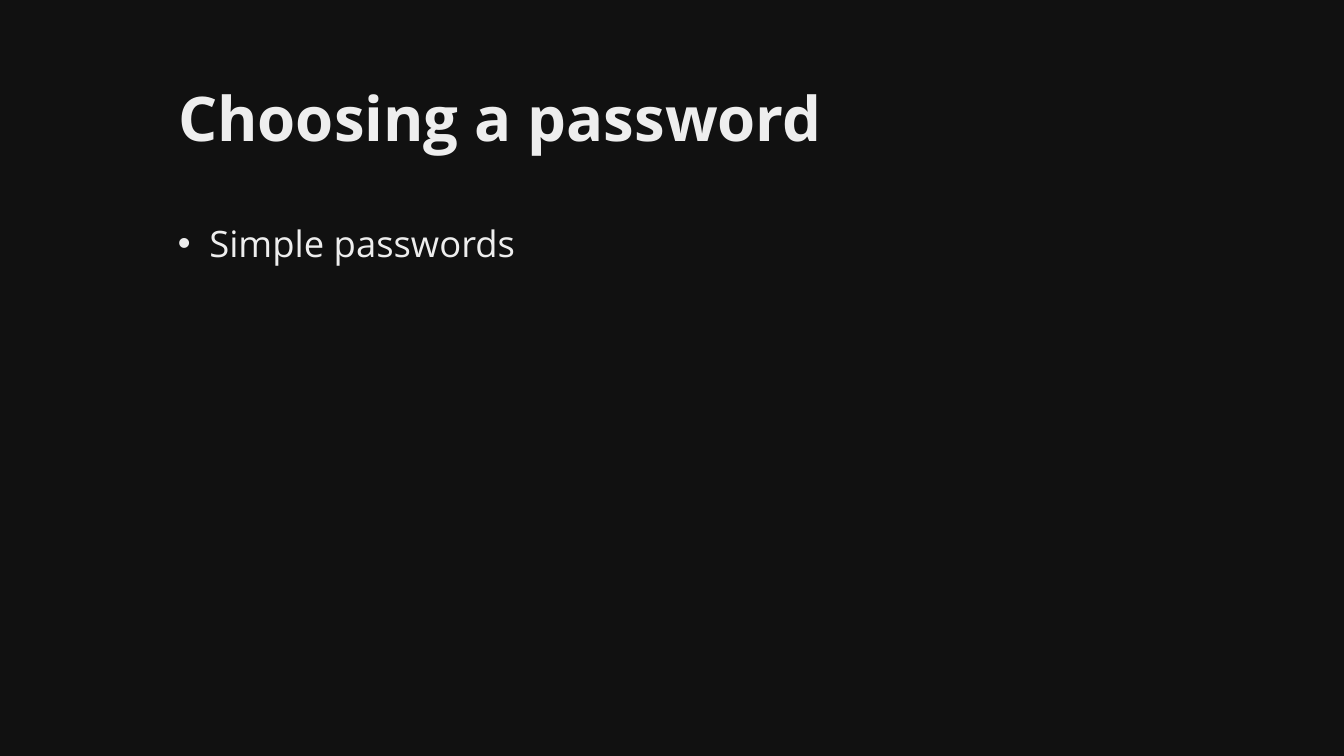
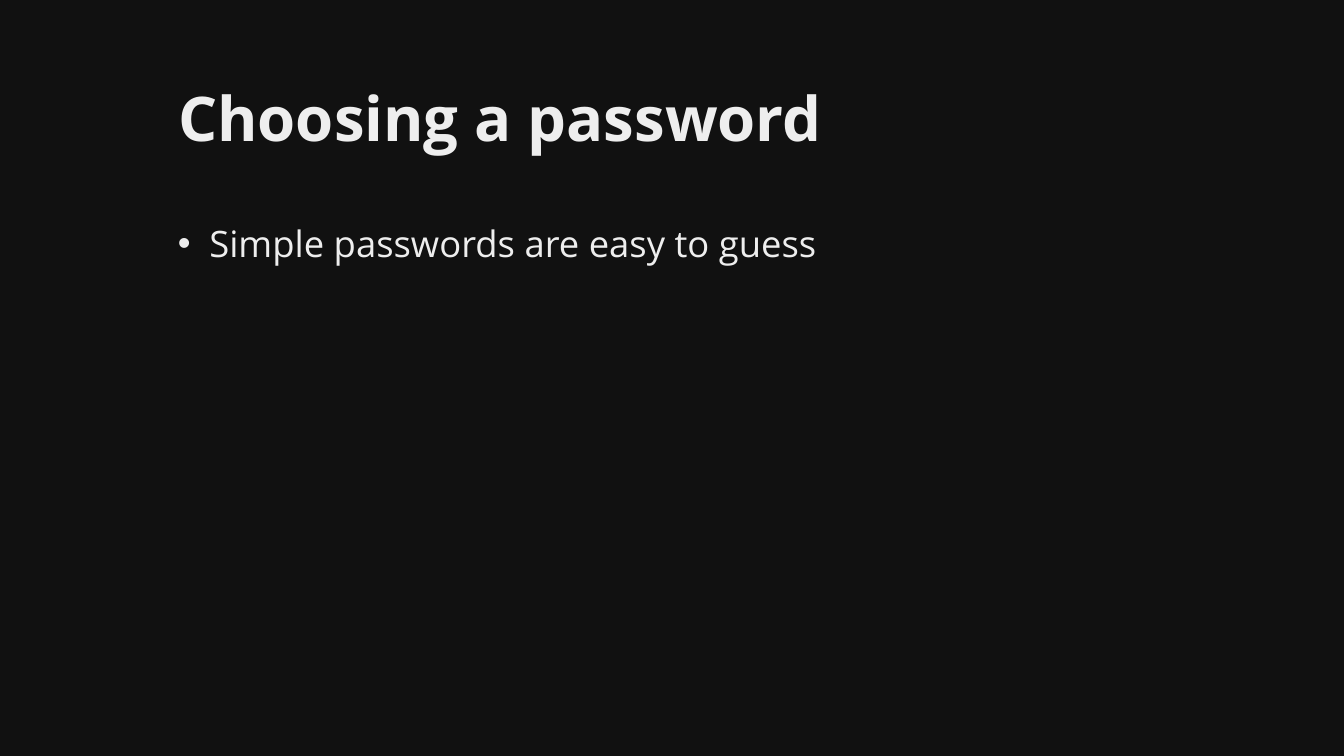
Before and after one commit to martymcflywa/ecu, a slide deck: slide 48 of year_1/sem_2/CSI1101_computer_security/0b_assignment_2_[22MAY15_0900]/dev/CSI1101_PONCE_A2_v01.pptx. Drawn at 1344x756 pixels with LibreOffice and Linux fonts; fonts in the diff are those of the drawing. Boxes give left, top, right and bottom in pixels: in the first picture for what was removed or moved away, otherwise in the second. Text is boxed around its words. In the diff, an @@ line names an element or a change of style, - is before the commit and + after.

Commit message:
CSI1101 A2: updated password section

```diff
--- a/year_1/sem_2/CSI1101_computer_security/0b_assignment_2_[22MAY15_0900]/dev/CSI1101_PONCE_A2_v01.pptx
+++ b/year_1/sem_2/CSI1101_computer_security/0b_assignment_2_[22MAY15_0900]/dev/CSI1101_PONCE_A2_v01.pptx
@@ text at (209,229,816,266): text changed @@
-• Simple passwords
+• Simple passwords are easy to guess
```
Also in this commit, not shown: 2 other slides changed.
